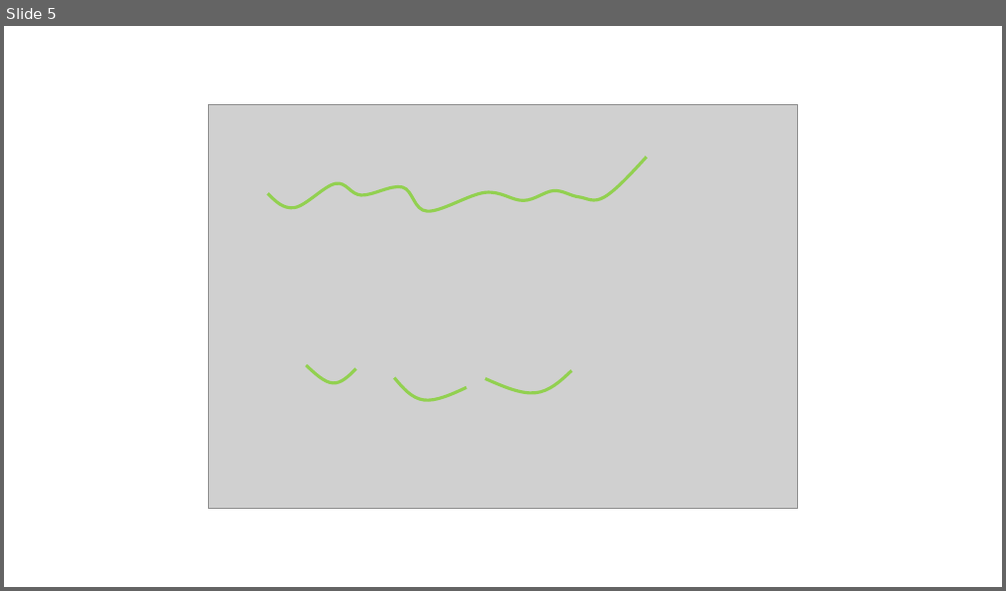
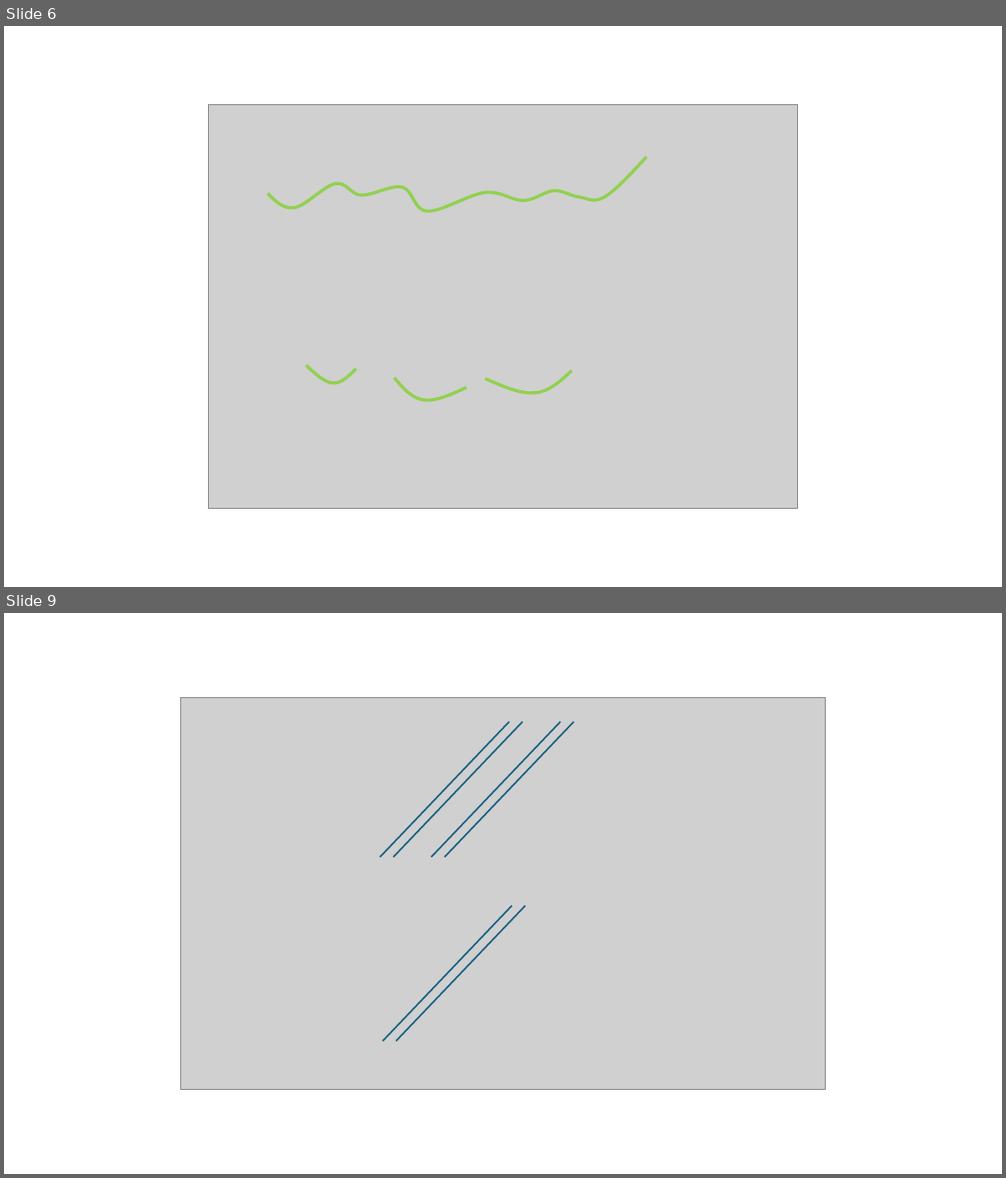
Before and after one commit to shibaji7/LWS_AGW_TID_Analysis, a slide deck: paper-mstid-rt/pub_figures/TID.pptx. Shown one above the other, each under a label of ours: slide 5 before the commit, slides 6 and 9 after it; the slides between them are not shown. The pictures are 1006x591 and 1006x1178 pixels, drawn with LibreOffice and Linux fonts; fonts in the diff are those of the drawing; grey boxes stand for pictures. Boxes give left, top, right and bottom in pixels: in the first picture for what was removed or moved away, otherwise in the second. Text is boxed around its words. In the diff, an @@ line names an element or a change of style, - is before the commit and + after.

```diff
--- a/paper-mstid-rt/pub_figures/TID.pptx
+++ b/paper-mstid-rt/pub_figures/TID.pptx
@@ slide 9 added at bbox=[4, 613, 1002, 1174], background #FFFFFF @@
@@ picture added at bbox=[181, 697, 826, 1090] @@
@@ line added from (380, 858) to (509, 722), #156082 1.5 pt @@
@@ line added from (393, 858) to (523, 722), #156082 1.5 pt @@
@@ line added from (432, 858) to (560, 722), #156082 1.5 pt @@
@@ line added from (445, 858) to (573, 722), #156082 1.5 pt @@
@@ line added from (383, 1042) to (512, 906), #156082 1.5 pt @@
@@ line added from (396, 1042) to (525, 906), #156082 1.5 pt @@
@@ what was slide 5 is now slide 6 @@
```
Also in this commit, not shown: 1 slide changed, 3 other slides added, 9 other files.
